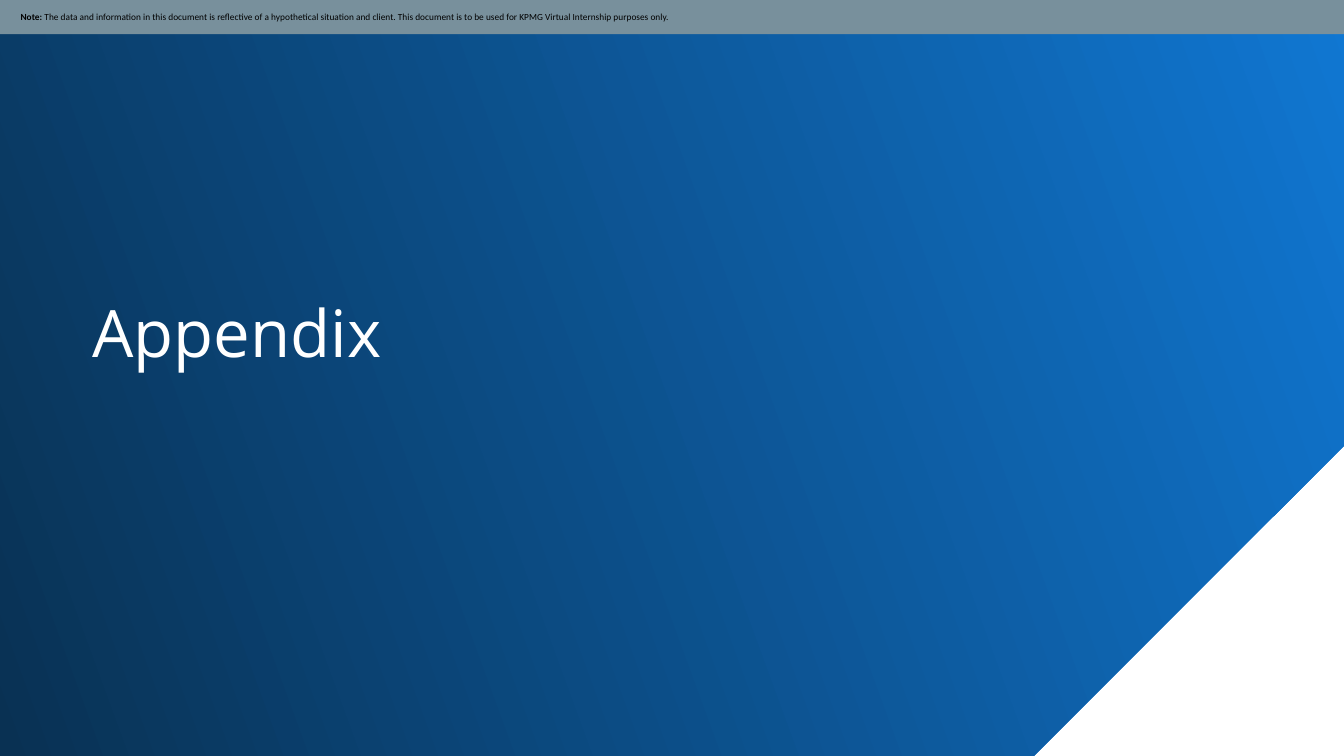
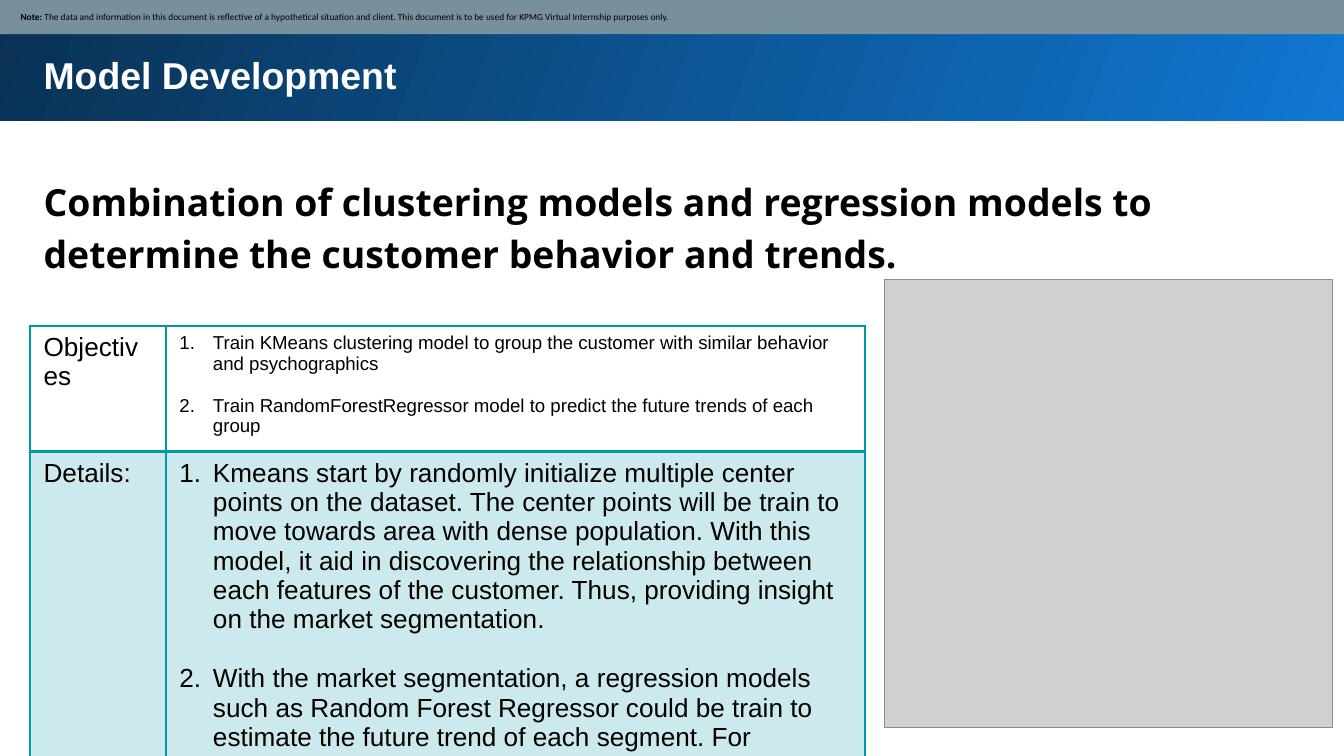
Before and after one commit to jacksenteh/KPMG_Virtual_Internship, a slide deck: slide 5 of my_answer/Module_2_Template_slide.pptx (slide 7 before the commit). Drawn at 1344x756 pixels with LibreOffice and Linux fonts; fonts in the diff are those of the drawing; grey boxes stand for pictures. Boxes give left, top, right and bottom in pixels: in the first picture for what was removed or moved away, otherwise in the second. Text is boxed around its words. In the diff, an @@ line names an element or a change of style, - is before the commit and + after.

```diff
--- a/my_answer/Module_2_Template_slide.pptx
+++ b/my_answer/Module_2_Template_slide.pptx
@@ freeform shape removed at (x1=0, y1=0, x2=1344, y2=756) @@
@@ rectangle added at (x1=0, y1=0, x2=1344, y2=121), fill gradient #1077D2 to #093153 @@
@@ text added at (x1=44, y1=62, x2=397, y2=97), 20 pt, text #FFFFFF, bold @@
+Model Development
@@ text added at (x1=44, y1=187, x2=1151, y2=269), 20 pt, text #000000, bold @@
+Combination of clustering models and regression models to determine the customer behavior and trends.
@@ picture added at (x1=884, y1=280, x2=1332, y2=727) @@
@@ table added at (x1=30, y1=327, x2=864, y2=756), 2 rows, 2 columns @@
+Objectives | Train KMeans clustering model to group the customer with similar behavior and psychographics / Train RandomForestRegressor model to predict the future trends of each group
+Details: | Kmeans start by randomly initialize multiple center points on the dataset. The center points will be train to move towards area with dense population. With this model, it aid in discovering the relationship between each features of the customer. Thus, providing insight on the market segmentation. / With the market segmentation, a regression models such as Random Forest Regressor could be train to estimate the future trend of each segment. For example, the regression model could be use to estimate the amount of customer willing to spend on bike accessory in the next 2 years.
@@ text removed at (x1=92, y1=307, x2=381, y2=373) @@
-Appendix
```
Also in this commit, not shown: 2 other slides changed, 1 slide added, 3 slides removed, 9 other files.
